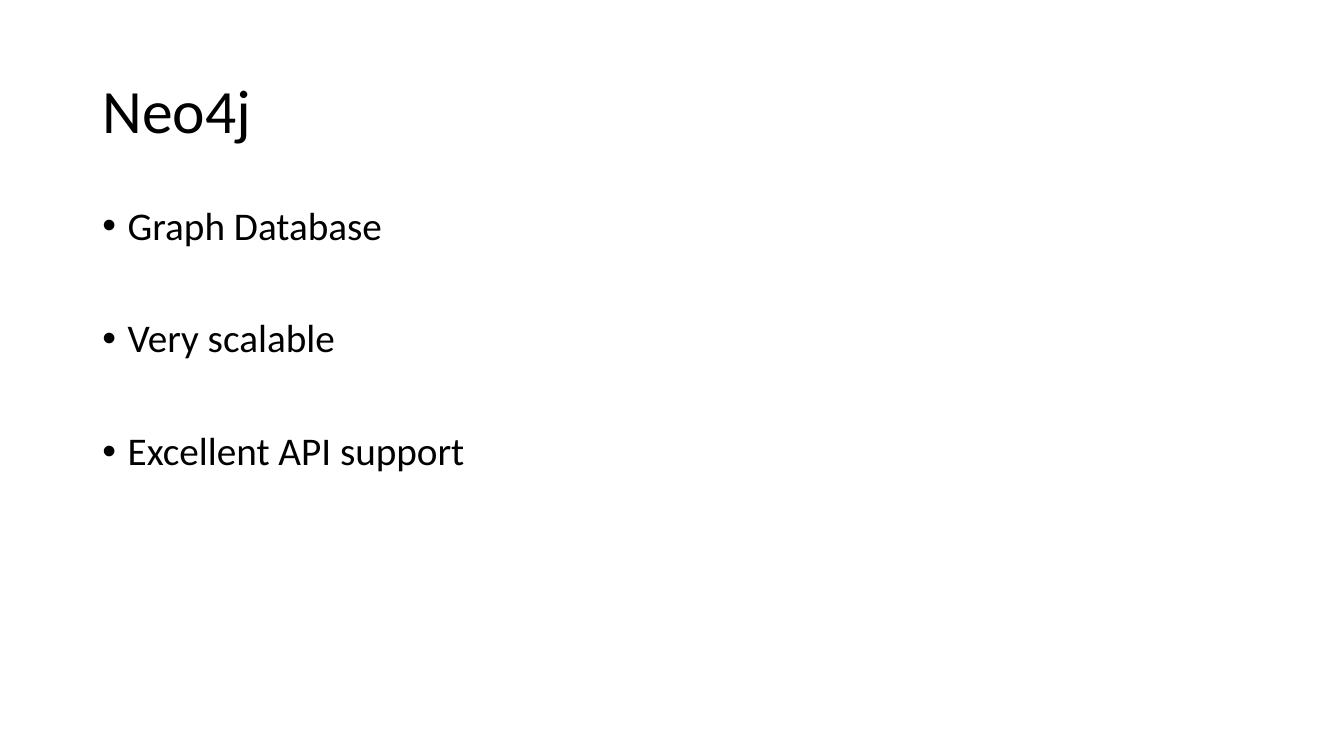
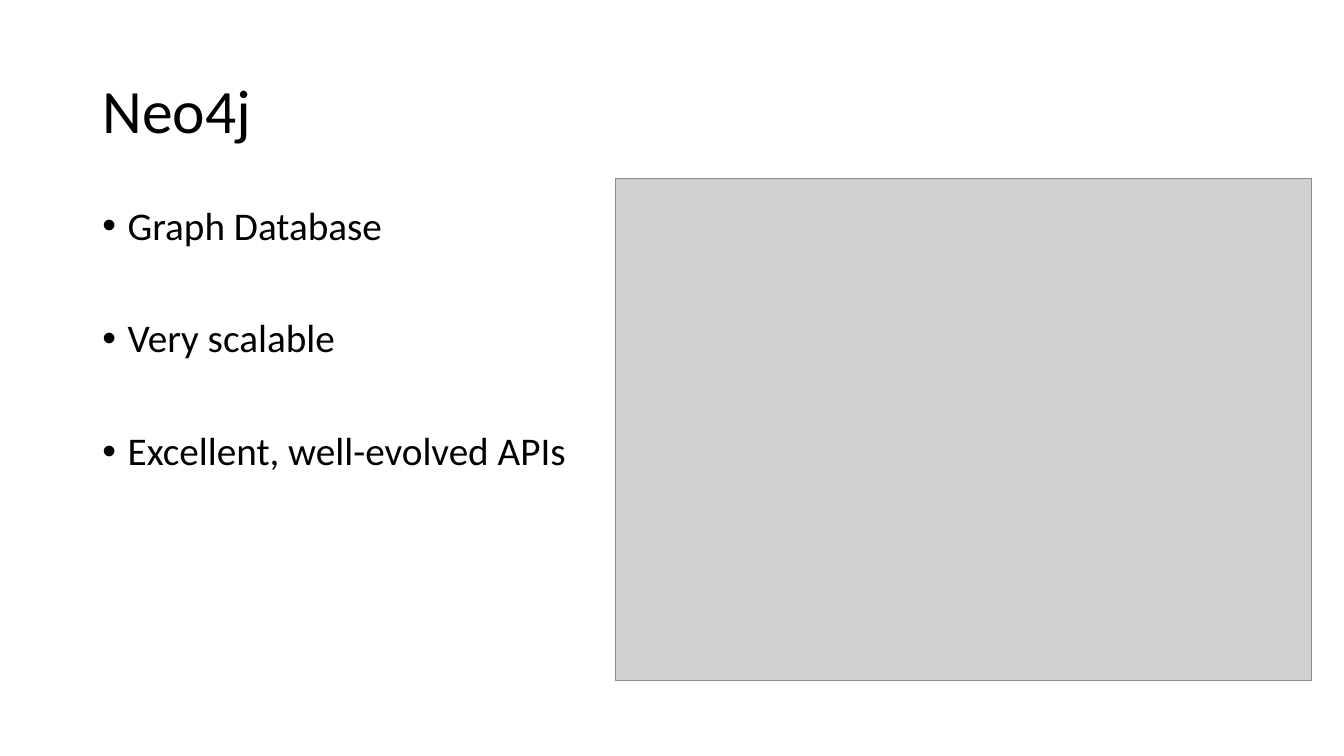
Before and after one commit to guptha-/sigmod, a slide deck: slide 2 of reports/Presentation.pptx. Drawn at 1344x756 pixels with LibreOffice and Linux fonts; fonts in the diff are those of the drawing; grey boxes stand for pictures. Boxes give left, top, right and bottom in pixels: in the first picture for what was removed or moved away, otherwise in the second. Text is boxed around its words. In the diff, an @@ line names an element or a change of style, - is before the commit and + after.

```diff
--- a/reports/Presentation.pptx
+++ b/reports/Presentation.pptx
@@ picture added at bbox=[616, 179, 1313, 682] @@
@@ text at bbox=[128, 437, 566, 470]: text changed @@
-• Excellent API support
+• Excellent, well-evolved APIs
```
Also in this commit, not shown: 6 other slides changed, 2 slides added, 1 other file.
